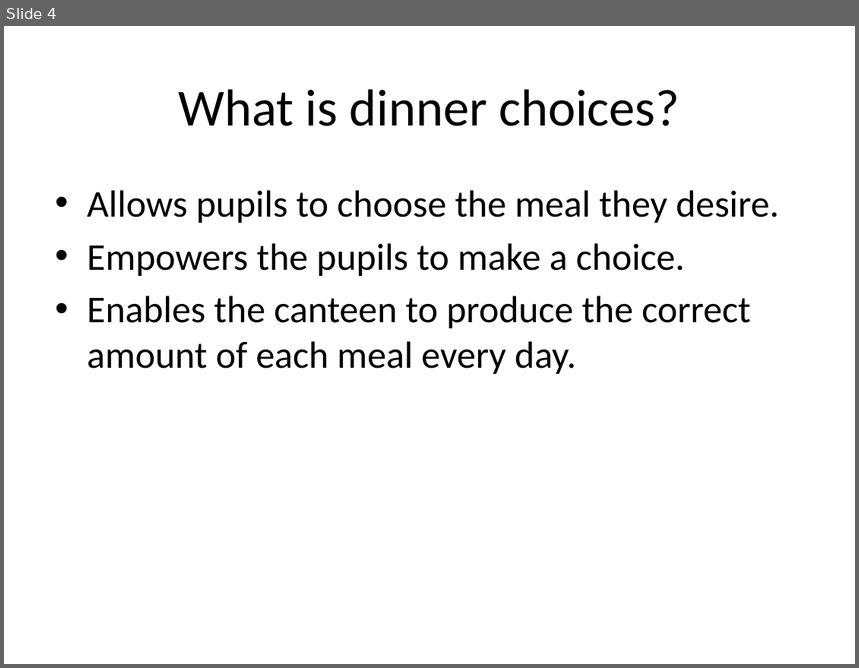
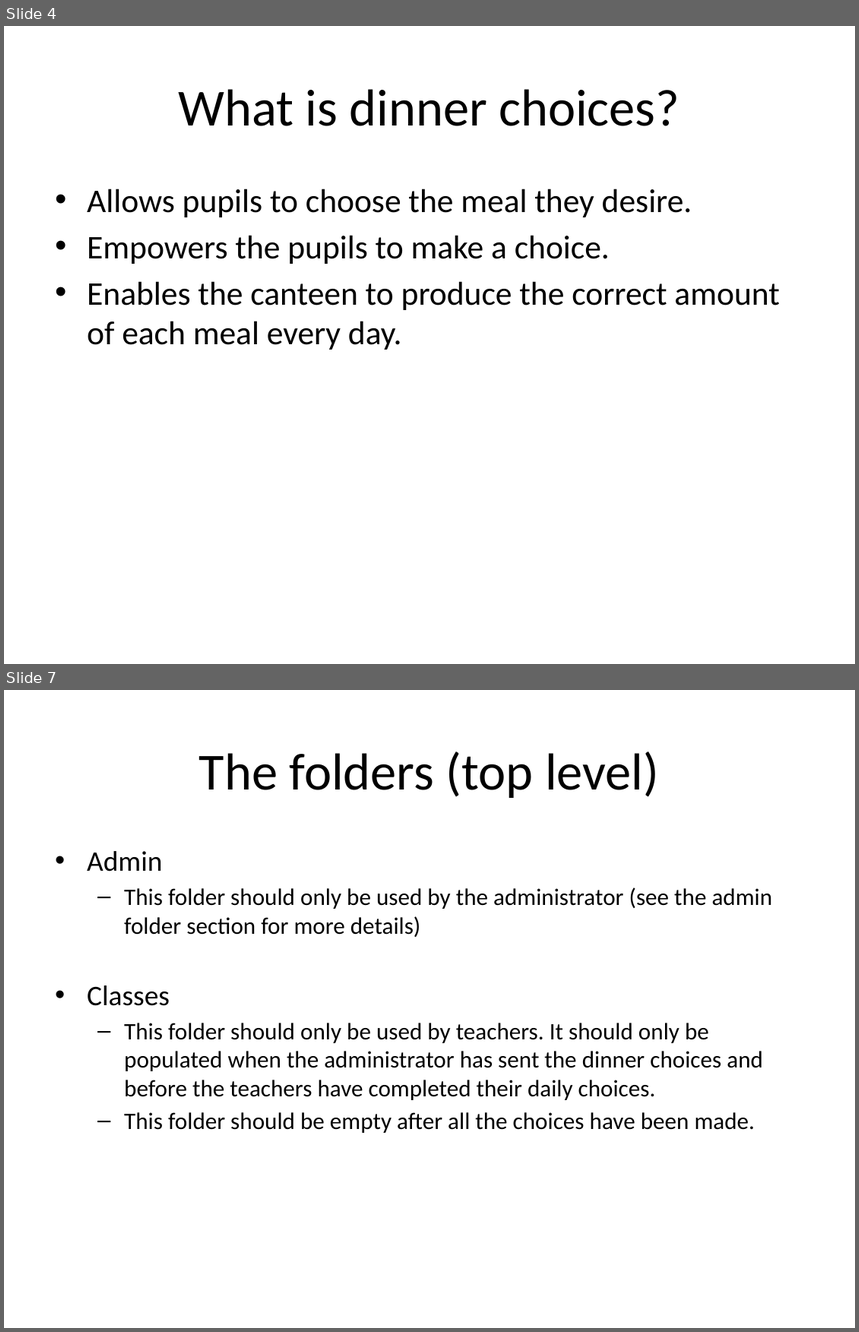
Before and after one commit to asfcarter/dinner_choices, a slide deck: Admin/User guides/Admin_info.pptx. Shown one above the other, each under a label of ours: slide 4 before the commit, slides 4 and 7 after it; the slides between them are not shown. The pictures are 859x668 and 859x1332 pixels, drawn with LibreOffice and Linux fonts; fonts in the diff are those of the drawing. Boxes give left, top, right and bottom in pixels: in the first picture for what was removed or moved away, otherwise in the second. Text is boxed around its words. In the diff, an @@ line names an element or a change of style, - is before the commit and + after.

Commit message:
Update the user guides. Remove all the default files so that everything is clean.

```diff
--- a/Admin/User guides/Admin_info.pptx
+++ b/Admin/User guides/Admin_info.pptx
@@ slide 7 added at bbox=[4, 690, 855, 1328], background #FFFFFF @@
@@ title added at bbox=[199, 752, 659, 798], 44 pt, text #000000 @@
+The folders (top level)
@@ text added at bbox=[87, 851, 773, 1133], 20 pt, text #000000 @@
+• Admin
+  – This folder should only be used by the administrator (see the admin folder section for more details)
+• Classes
+  – This folder should only be used by teachers. It should only be populated when the administrator has sent the dinner choices and before the teachers have completed their daily choices.
+  – This folder should be empty after all the choices have been made.
@@ slide 4 changed as well @@
@@ text "Allows pupils to choose the ..." at bbox=[87, 189, 779, 350]: size 32 to 28 pt @@
```
Also in this commit, not shown: 7 other slides changed, 20 other slides added, 1 slide removed, 19 other files.
